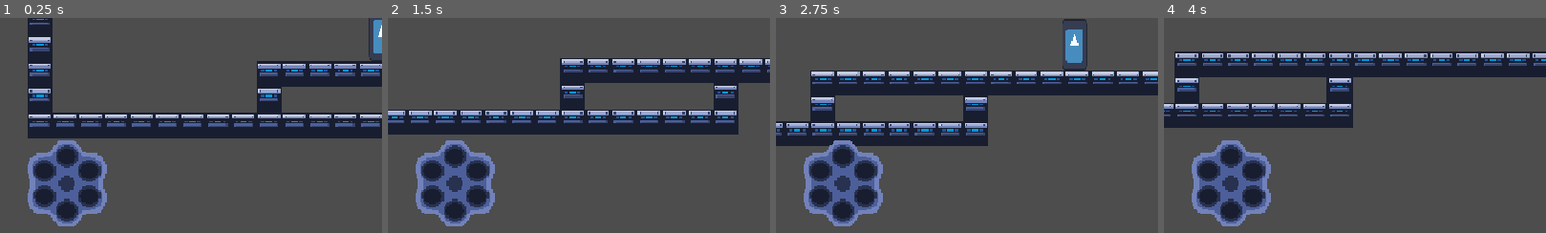
Above: before the commit, frames 1-4 (left to right).
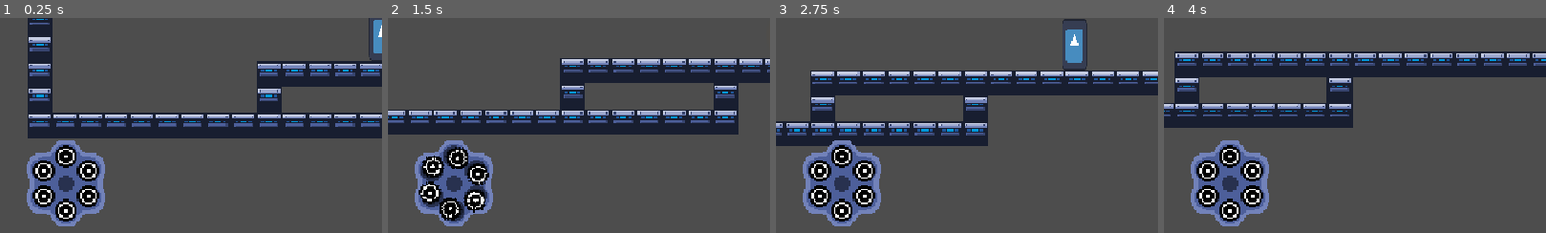
Above: after the commit, the same moments.

Repository: ygda-org/revolver
Game: Godot game, scene res://main/main.tscn
Two runs of this game, one before a commit and one after it. Both use one fixed random seed, a clock stepped at 60 frames per second and the inputs below. The engine's default icon, where the game draws it, is replaced by a stand-in: a white triangle on a blue panel in a dark square.
Inputs (mouse positions are % of the whole screen's width and height, from its top left):
- Up to frame 1 (0.25 s): no input
- Up to frame 2 (1.5 s): tap Enter (ui_accept) at 0.5 s; move the mouse to (72, 45) at 0.52 s; hold D (right) from 0.53 s (still down); click (72, 45) at 0.6 s; tap Space (jump) at 0.77 s; move the mouse to (30, 55) at 1.27 s; click (30, 55) at 1.35 s
- Up to frame 3 (2.75 s): tap Space (jump) at 1.52 s; move the mouse to (60, 28) at 2.02 s; release D (right) at 2.03 s; hold A (left) from 2.03 s (still down); click (60, 28) at 2.1 s
- Up to frame 4 (4 s): move the mouse to (45, 70) at 2.77 s; release A (left) at 2.78 s; hold D (right) from 2.78 s (still down); click (45, 70) at 2.85 s; tap Space (jump) at 3.02, 3.77 s; move the mouse to (80, 65) at 3.52 s; click (80, 65) at 3.6 s
The pictures show only the part of the screen within x 0-50%, y 48-98%; the shares and areas given below are measured in that part.

The runs differ from the first frame. In frame 1, 3.3% of the frame differs, in the area x 7-28%, y 57-97%; in frame 2, 3.3%; in frame 3, 3.3%; in frame 4, 3.3%.

Commit message:
pprogress

Diff:
--- a/player/bullet/bullet_resources/coin.tres
+++ b/player/bullet/bullet_resources/coin.tres
@@ -355,6 +355,5 @@
 effect_strength = 2.5
 called_in_process = true
 outline_color = Color(0.17914641, 0.29443833, 0.66664076, 1)
-fill_color = Color(0.18039216, 0.29411766, 0.6666667, 1)
 sprite_frames_ovveride = SubResource("SpriteFrames_yel5m")
 metadata/_custom_type_script = "uid://cmear8uu7c65f"
--- /dev/null
+++ b/ui/bullet_ui.gd
@@ -0,0 +1,18 @@
+extends Node2D
+
+class_name BulletUI
+
+@onready var pivot : Node2D = $SubViewportContainer/SubViewport/Pivot
+
+# Called when the node enters the scene tree for the first time.
+func _ready() -> void:
+	pass # Replace with function body.
+
+func spin():
+	var tween := get_tree().create_tween()
+	tween.tween_property(pivot, "rotation_degrees", -60, (5.0/32))
+	tween.tween_property(pivot, "rotation_degrees", 0, 0)
+
+func render_bullets():
+	for i : BulletResource in GameState.active_barrel:
+		i.outline_color
--- /dev/null
+++ b/ui/bullet_ui.tscn
@@ -0,0 +1,96 @@
+[gd_scene format=3 uid="uid://dutwhqupk2lem"]
+
+[ext_resource type="Texture2D" uid="uid://cmybf5a4eu7xx" path="res://assets/temp_art/shell_back.png" id="1_6nevi"]
+[ext_resource type="Script" uid="uid://dr6gvj2mtu8a5" path="res://ui/bullet_ui.gd" id="1_necxf"]
+[ext_resource type="Shader" uid="uid://b4pewokr7fm1b" path="res://player/bullet/bullet.gdshader" id="2_jmbu5"]
+
+[sub_resource type="Shader" id="Shader_6nevi"]
+code = "shader_type canvas_item;
+
+uniform float resolution = 14.0;
+
+void vertex() {
+	// Called for every vertex the material is visible on.
+}
+
+void fragment() {
+	COLOR = texture(TEXTURE, floor(UV * resolution)/resolution);
+}
+
+//void light() {
+//	// Called for every pixel for every light affecting the CanvasItem.
+//	// Uncomment to replace the default light processing function with this one.
+//}
+"
+
+[sub_resource type="ShaderMaterial" id="ShaderMaterial_7ihmi"]
+shader = SubResource("Shader_6nevi")
+shader_parameter/resolution = 14.0
+
+[sub_resource type="ShaderMaterial" id="ShaderMaterial_6nevi"]
+resource_local_to_scene = true
+shader = ExtResource("2_jmbu5")
+shader_parameter/outline_color = Vector4(0, 0, 0, 0)
+
+[node name="BulletUi" type="Node2D" unique_id=1005910988]
+material = SubResource("ShaderMaterial_7ihmi")
+script = ExtResource("1_necxf")
+
+[node name="SubViewportContainer" type="SubViewportContainer" parent="." unique_id=834778793]
+anchors_preset = 8
+anchor_left = 0.5
+anchor_top = 0.5
+anchor_right = 0.5
+anchor_bottom = 0.5
+offset_left = -29.0
+offset_top = -29.0
+offset_right = 29.0
+offset_bottom = 29.0
+grow_horizontal = 2
+grow_vertical = 2
+
+[node name="SubViewport" type="SubViewport" parent="SubViewportContainer" unique_id=564258688]
+transparent_bg = true
+handle_input_locally = false
+canvas_item_default_texture_filter = 0
+size = Vector2i(58, 58)
+render_target_update_mode = 4
+
+[node name="Pivot" type="Node2D" parent="SubViewportContainer/SubViewport" unique_id=681755795]
+position = Vector2(29, 29)
+
+[node name="Bullet1" type="Sprite2D" parent="SubViewportContainer/SubViewport/Pivot" unique_id=2000432786]
+material = SubResource("ShaderMaterial_6nevi")
+use_parent_material = true
+position = Vector2(0, -17)
+texture = ExtResource("1_6nevi")
+
+[node name="Bullet2" type="Sprite2D" parent="SubViewportContainer/SubViewport/Pivot" unique_id=1561992544]
+material = SubResource("ShaderMaterial_6nevi")
+use_parent_material = true
+position = Vector2(14, -8)
+texture = ExtResource("1_6nevi")
+
+[node name="Bullet3" type="Sprite2D" parent="SubViewportContainer/SubViewport/Pivot" unique_id=109845135]
+material = SubResource("ShaderMaterial_6nevi")
+use_parent_material = true
+position = Vector2(14, 8)
+texture = ExtResource("1_6nevi")
+
+[node name="Bullet4" type="Sprite2D" parent="SubViewportContainer/SubViewport/Pivot" unique_id=1099403583]
+material = SubResource("ShaderMaterial_6nevi")
+use_parent_material = true
+position = Vector2(0, 17)
+texture = ExtResource("1_6nevi")
+
+[node name="Bullet5" type="Sprite2D" parent="SubViewportContainer/SubViewport/Pivot" unique_id=1262944111]
+material = SubResource("ShaderMaterial_6nevi")
+use_parent_material = true
+position = Vector2(-14, 8)
+texture = ExtResource("1_6nevi")
+
+[node name="Bullet6" type="Sprite2D" parent="SubViewportContainer/SubViewport/Pivot" unique_id=450291601]
+material = SubResource("ShaderMaterial_6nevi")
+use_parent_material = true
+position = Vector2(-14, -8)
+texture = ExtResource("1_6nevi")
--- a/ui/hud.gd
+++ b/ui/hud.gd
@@ -16,6 +16,8 @@
 
 func _on_bullet_is_cycled():
 	$RevolverAnim.play("switch")
+	$BulletUi.spin()
+
 
 func _on_start_reload():
 	$RevolverAnim.play("reload")
--- a/ui/hud.tscn
+++ b/ui/hud.tscn
@@ -1,8 +1,9 @@
 [gd_scene format=3 uid="uid://rcq8go31l55x"]
 
 [ext_resource type="Script" uid="uid://bt6yv7042srx6" path="res://ui/hud.gd" id="1_rbyyf"]
-[ext_resource type="Texture2D" uid="uid://b10ebsd2m16cn" path="res://assets/ui/revolver_rotate_empty.png" id="2_546lt"]
-[ext_resource type="Texture2D" uid="uid://dlsgg4ygkppf4" path="res://assets/ui/revolver_reload.png" id="3_7ihmi"]
+[ext_resource type="Texture2D" uid="uid://bxdw17ba22i57" path="res://assets/ui/revolver_reload_cent.png" id="3_7ihmi"]
+[ext_resource type="Texture2D" uid="uid://cdcmmbxqcr51w" path="res://assets/ui/revolver_rotate_empty_cent.png" id="4_7ihmi"]
+[ext_resource type="PackedScene" uid="uid://dutwhqupk2lem" path="res://ui/bullet_ui.tscn" id="4_en2x2"]
 
 [sub_resource type="Gradient" id="Gradient_546lt"]
 offsets = PackedFloat32Array(0, 0.6960432, 1)
@@ -16,51 +17,51 @@
 fill_from = Vector2(0.5, 0.5)
 fill_to = Vector2(1, 1)
 
-[sub_resource type="AtlasTexture" id="AtlasTexture_en2x2"]
-atlas = ExtResource("2_546lt")
-region = Rect2(0, 0, 56, 57)
+[sub_resource type="AtlasTexture" id="AtlasTexture_546lt"]
+atlas = ExtResource("4_7ihmi")
+region = Rect2(0, 0, 58, 58)
 
 [sub_resource type="AtlasTexture" id="AtlasTexture_1v5rv"]
 atlas = ExtResource("3_7ihmi")
-region = Rect2(0, 0, 56, 57)
+region = Rect2(0, 0, 58, 58)
 
 [sub_resource type="AtlasTexture" id="AtlasTexture_q43x7"]
 atlas = ExtResource("3_7ihmi")
-region = Rect2(56, 0, 56, 57)
+region = Rect2(58, 0, 58, 58)
 
 [sub_resource type="AtlasTexture" id="AtlasTexture_srpbi"]
 atlas = ExtResource("3_7ihmi")
-region = Rect2(0, 57, 56, 57)
+region = Rect2(0, 58, 58, 58)
 
 [sub_resource type="AtlasTexture" id="AtlasTexture_spcu4"]
 atlas = ExtResource("3_7ihmi")
-region = Rect2(56, 57, 56, 57)
+region = Rect2(58, 58, 58, 58)
 
 [sub_resource type="AtlasTexture" id="AtlasTexture_ff8ar"]
-atlas = ExtResource("2_546lt")
-region = Rect2(0, 0, 56, 57)
+atlas = ExtResource("4_7ihmi")
+region = Rect2(0, 0, 58, 58)
 
 [sub_resource type="AtlasTexture" id="AtlasTexture_m0eg6"]
-atlas = ExtResource("2_546lt")
-region = Rect2(56, 0, 56, 57)
+atlas = ExtResource("4_7ihmi")
+region = Rect2(58, 0, 58, 58)
 
 [sub_resource type="AtlasTexture" id="AtlasTexture_b00kl"]
-atlas = ExtResource("2_546lt")
-region = Rect2(0, 57, 56, 57)
+atlas = ExtResource("4_7ihmi")
+region = Rect2(0, 58, 58, 58)
 
 [sub_resource type="AtlasTexture" id="AtlasTexture_so1yu"]
-atlas = ExtResource("2_546lt")
-region = Rect2(56, 57, 56, 57)
+atlas = ExtResource("4_7ihmi")
+region = Rect2(58, 58, 58, 58)
 
 [sub_resource type="AtlasTexture" id="AtlasTexture_65xic"]
-atlas = ExtResource("2_546lt")
-region = Rect2(0, 0, 56, 57)
+atlas = ExtResource("4_7ihmi")
+region = Rect2(0, 0, 58, 58)
 
 [sub_resource type="SpriteFrames" id="SpriteFrames_55d6i"]
 animations = [{
 "frames": [{
 "duration": 1.0,
-"texture": SubResource("AtlasTexture_en2x2")
+"texture": SubResource("AtlasTexture_546lt")
 }],
 "loop": 0,
 "name": &"default",
@@ -141,7 +142,8 @@
 rotation = -1.5707964
 scale = Vector2(2, 2)
 sprite_frames = SubResource("SpriteFrames_55d6i")
-animation = &"switch"
 autoplay = "default"
-frame = 4
-frame_progress = 1.0
+
+[node name="BulletUi" parent="." unique_id=1005910988 instance=ExtResource("4_en2x2")]
+position = Vector2(83, 466)
+scale = Vector2(2, 2)
Binary file added: assets/temp_art/shell_back.png
Not shown, changed: assets/temp_art/shell_back.png.import
Binary file removed: assets/ui/revolver_reload.png
Binary file added: assets/ui/revolver_reload_cent.png
Not shown, added: assets/ui/revolver_reload_cent.png.import
Binary file removed: assets/ui/revolver_rotate_empty.png
Binary file added: assets/ui/revolver_rotate_empty_cent.png
Not shown, changed: assets/ui/revolver_rotate_empty_cent.png.import
Not shown, added: ui/bullet_ui.gd.uid
